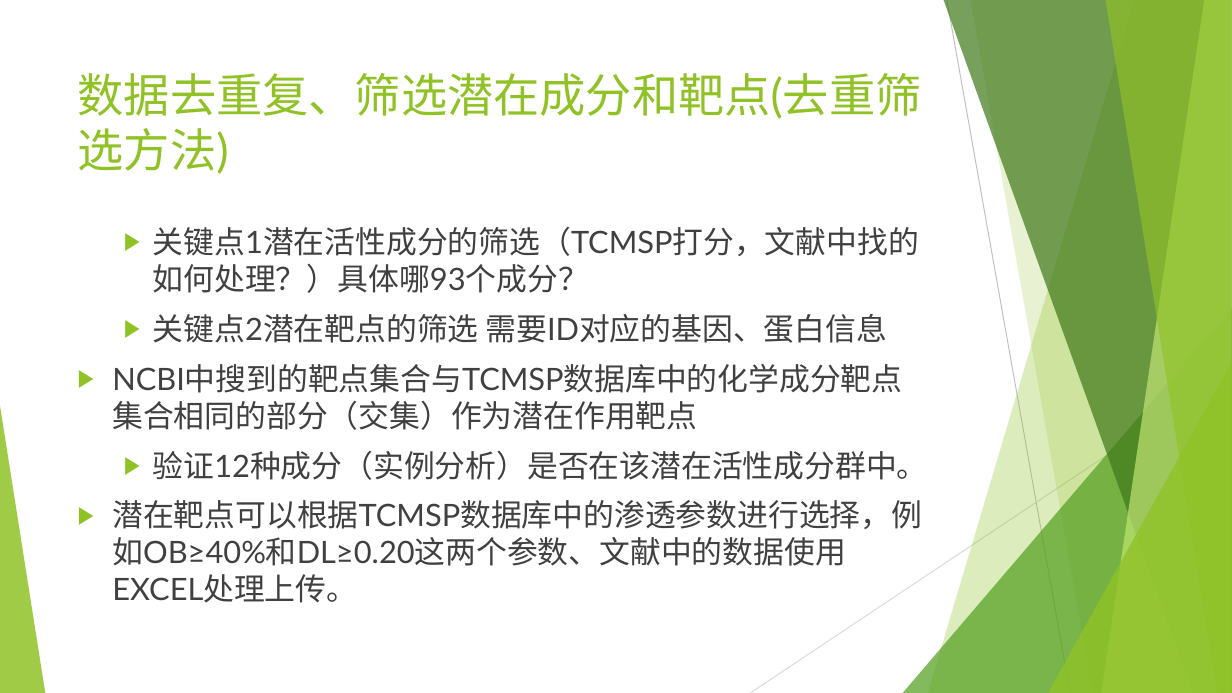
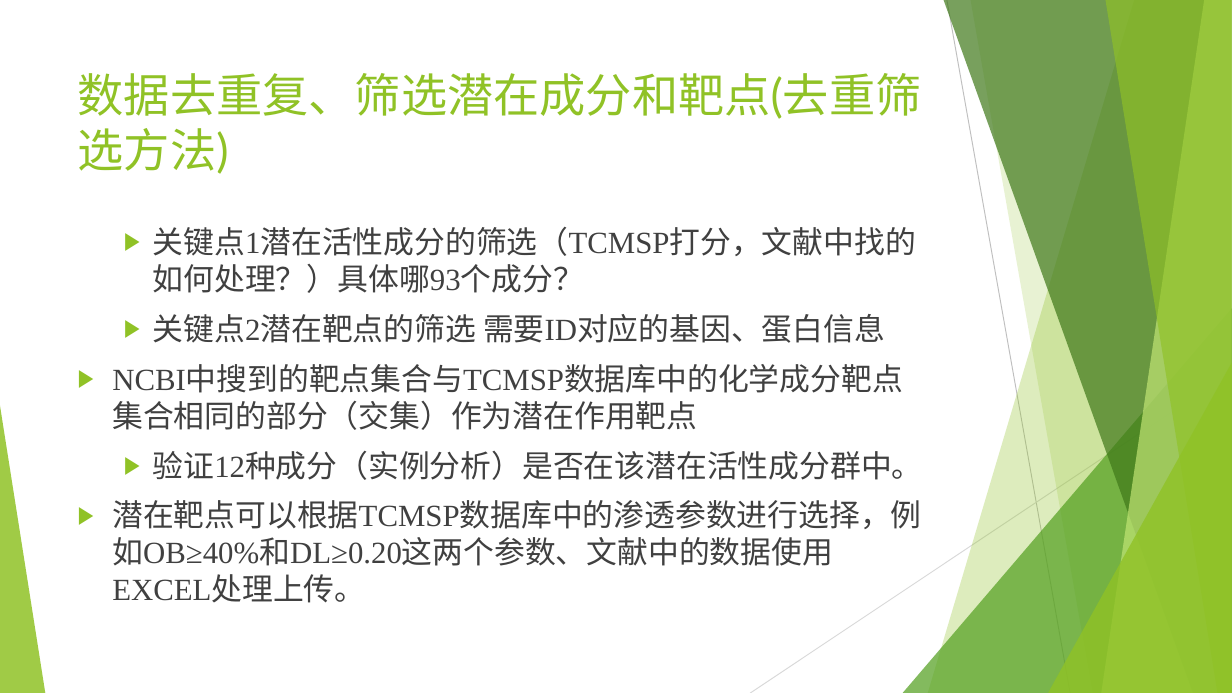
Before and after one commit to marinajacks/reptilian, a slide deck: slide 5 of medicine/docs/研究文档/分子对接论文/网络药理学半自动化系统_修改1.pptx. Drawn at 1232x693 pixels with LibreOffice and Linux fonts; fonts in the diff are those of the drawing. Boxes give left, top, right and bottom in pixels: in the first picture for what was removed or moved away, otherwise in the second. Text is boxed around its words. In the diff, an @@ line names an element or a change of style, - is before the commit and + after.

```diff
--- a/medicine/docs/研究文档/分子对接论文/网络药理学半自动化系统_修改1.pptx
+++ b/medicine/docs/研究文档/分子对接论文/网络药理学半自动化系统_修改1.pptx
@@ text "关键点1潜在活性成分的筛选（TCMSP打分，文献中找的如何处理？）具体哪93个成分？" at box(112, 227, 923, 603): font Lato to Times New Roman @@
```
Also in this commit, not shown: 1 other slide changed, 2 slides added, 2 slides removed, 6 other files.
